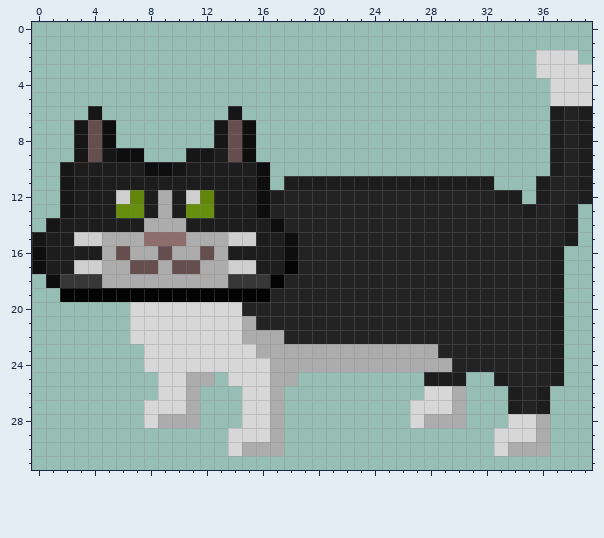
Pixel-art sprite, stored at sprites/house/cat.png. Above: the version before the commit.
The file is 40x32 pixels. Colours within 5 levels of each other are drawn and written as one.
After the commit:
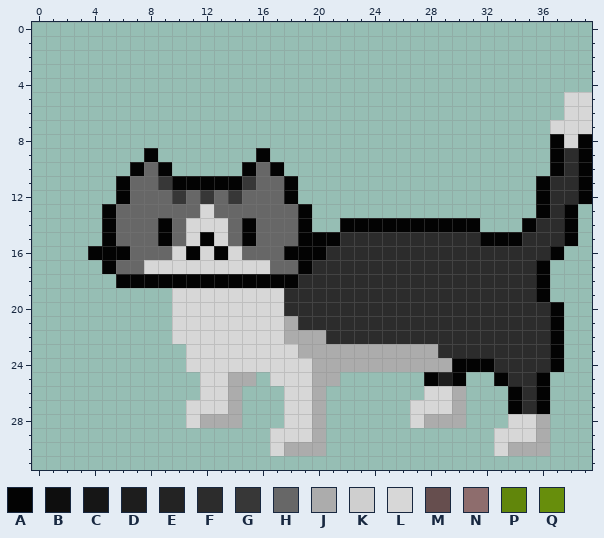
Palette (. is transparent): A #030303  B #0e0e0e  C #161616  D #1d1d1d  E #232323  F #2c2c2c  G #373737  H #676767  J #acacac  K #cfcfcf  L #d7d7d7  M #664e4e  N #8e6d6d  P #61860b  Q #678e0c
Changes in this commit:
@@ x 0..39 @@
  1 ........................................
- 2 ....................................LLL.
- 3 ....................................LLLL
- 4 .....................................LLL
- 5 .....................................LLL
- 6 ....C.........C......................DED
- 7 ...CMB.......CMB.....................DED
- 8 ...CMB.......CMB.....................DED
- 9 ...CMCBB...CCDMB.....................DED
-10 ..CDDDDDBBCDDDDDB....................DED
-11 ..CDDDDDDDDDDDDDB.DDDDDDDDDDDDDDD...DEED
-12 ..CDDDKPDJDKPDDDBDEEEEEEEEEEEEEEEDD.DEED
-13 ..CDDDQQDJDQQDDDBEEEEEEEEEEEEEEEEEEDEED.
-14 .CDDDDDDJJJDDDDDDBEEEEEEEEEEEEEEEEEEEED.
-15 CDDKKJJJNNNJJJKKDDBEEEEEEEEEEEEEEEEEEED.
-16 BDDDDJMJJMJJMJDDDDBEEEEEEEEEEEEEEEEEED..
-17 BDDKKJJMMJMMJJKKDDAEEEEEEEEEEEEEEEEEED..
-18 .BGGGJJJJJJJJJGGGAEEEEEEEEEEEEEEEEEEED..
-19 ..AAAAAAAAAAAAAAAEEEEEEEEEEEEEEEEEEEED..
-20 .......LLLLLLLLEEEEEEEEEEEEEEEEEEEEEED..
-21 .......LLLLLLLLJEEEEEEEEEEEEEEEEEEEEED..
-22 .......LLLLLLLLJJJEEEEEEEEEEEEEEEEEEED..
-23 ........LLLLLLLLJJJJJJJJJJJJJEEEEEEEED..
-24 ........LLLLLLLLLJJJJJJJJJJJJJEEEEEEED..
-25 .........LLJJ.LLLJJ.........DDD..DEEED..
-26 .........LLJ...LLJ..........LLJ...DED...
-27 ........LLLJ...LLJ.........LLLJ...DED...
-28 ........LJJJ...LLJ.........LJJJ...LLJ...
-29 ..............LLLJ...............LLLJ...
-30 ..............LJJJ...............LJJJ...
+ 2 ........................................
+ 3 ........................................
+ 4 ........................................
+ 5 ......................................LL
+ 6 ......................................LL
+ 7 .....................................LLL
+ 8 .....................................ALA
+ 9 ........A.......A....................AFA
+10 .......AHA.....AHA...................AFA
+11 ......AHHGAAAAAGHHA.................AFFA
+12 ......AHHHGHGHGHHHA.................AFFA
+13 .....AHHHHHHLHHHHHHA................AFA.
+14 .....AHHHAHLLLHAHHHA..AAAAAAAAAA...AFFA.
+15 .....AHHHAHLALHAHHHAAAFFFFFFFFFFAAAFFFA.
+16 ....AAAHHHLALALHHHAAAFFFFFFFFFFFFFFFFA..
+17 .....AHHLLLLLLLLLHHAFFFFFFFFFFFFFFFFA...
+18 ......AAAAAAAAAAAAAFFFFFFFFFFFFFFFFFA...
+19 ..........LLLLLLLLFFFFFFFFFFFFFFFFFFA...
+20 ..........LLLLLLLLFFFFFFFFFFFFFFFFFFFA..
+21 ..........LLLLLLLLJFFFFFFFFFFFFFFFFFFA..
+22 ..........LLLLLLLLJJJFFFFFFFFFFFFFFFFA..
+23 ...........LLLLLLLLJJJJJJJJJJFFFFFFFFA..
+24 ...........LLLLLLLLLJJJJJJJJJJAAAFFFFA..
+25 ............LLJJ.LLLJJ......ADA..AFFA...
+26 ............LLJ...LLJ.......LLJ...AFA...
+27 ...........LLLJ...LLJ......LLLJ...AFA...
+28 ...........LJJJ...LLJ......LJJJ...LLJ...
+29 .................LLLJ............LLLJ...
+30 .................LJJJ............LJJJ...
 31 ........................................
Where, in picture pixels (left, top, right, bottom), the same in both pictures:
changed: (32, 50, 592, 456)
